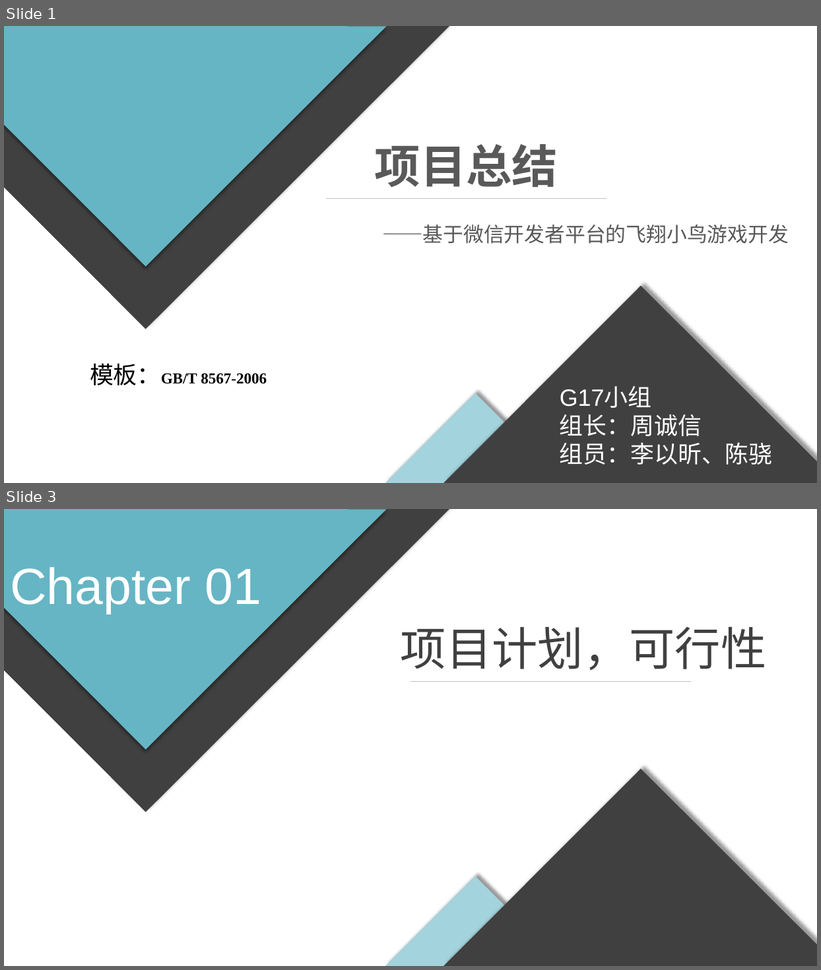
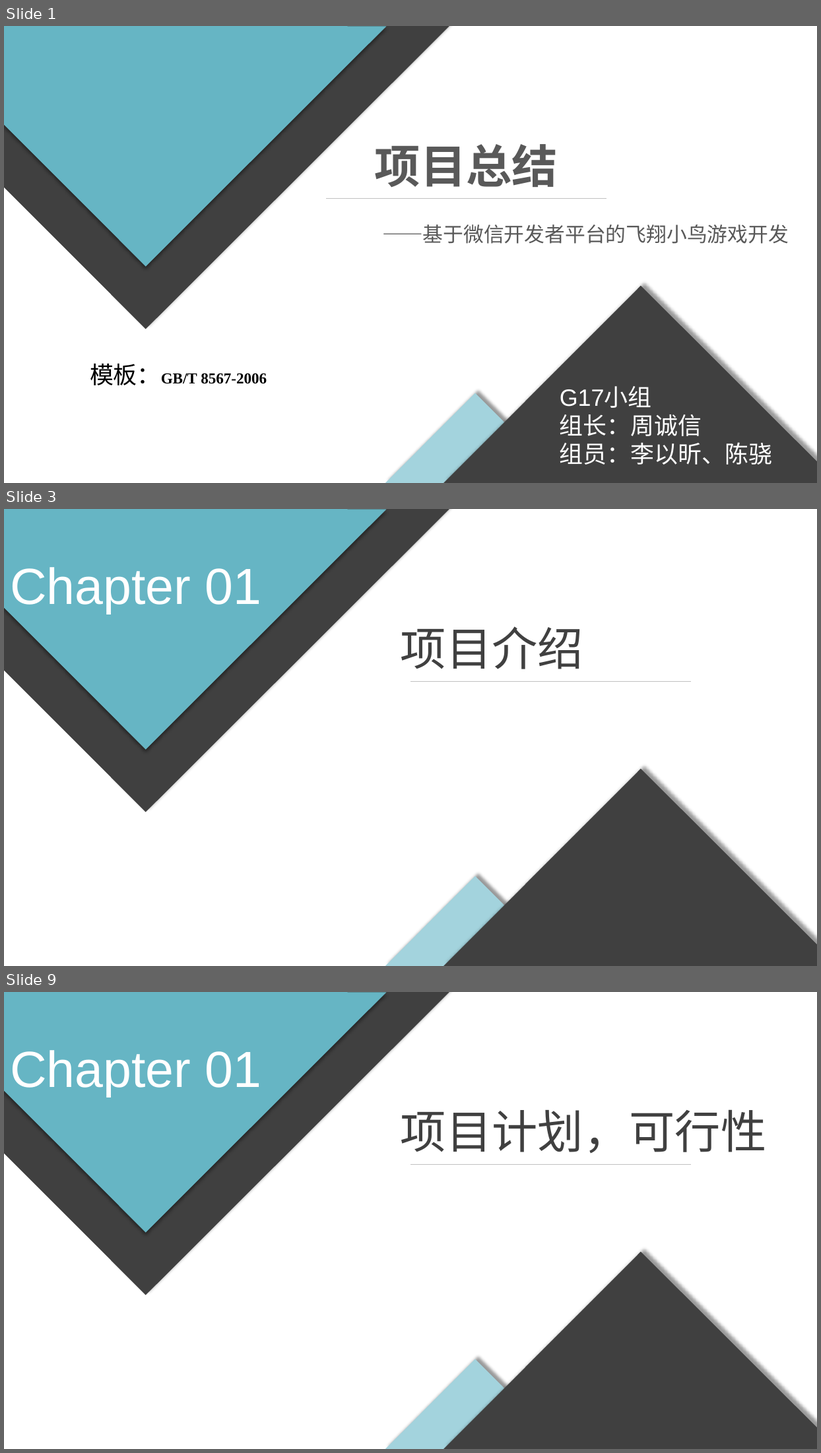
Before and after one commit to diligentsun/new-flappy-bird, a slide deck: 项目总结/项目总结.pptx. Shown one above the other, each under a label of ours: slides 1 and 3 before the commit, slides 1, 3 and 9 after it; the slides between them are not shown. The pictures are 821x970 and 821x1453 pixels, drawn with LibreOffice and Linux fonts; fonts in the diff are those of the drawing. Boxes give left, top, right and bottom in pixels: in the first picture for what was removed or moved away, otherwise in the second. Text is boxed around its words. In the diff, an @@ line names an element or a change of style, - is before the commit and + after.

```diff
--- a/项目总结/项目总结.pptx
+++ b/项目总结/项目总结.pptx
@@ slide 3 added at (4, 509, 817, 966), background #FFFFFF; not listed: 4 template elements that a slide beside it also shows @@
@@ text added at (10, 567, 261, 614), 60 pt, text #FFFFFF @@
+Chapter 01
@@ text added at (401, 626, 583, 669), 54 pt, text #404040 @@
+项目介绍
@@ line added from (411, 681) to (691, 681), #C0C0C0 0.5 pt @@
@@ what was slide 3 is now slide 9 @@
```
Also in this commit, not shown: 1 slide changed, 5 other slides added, 4 other files.
